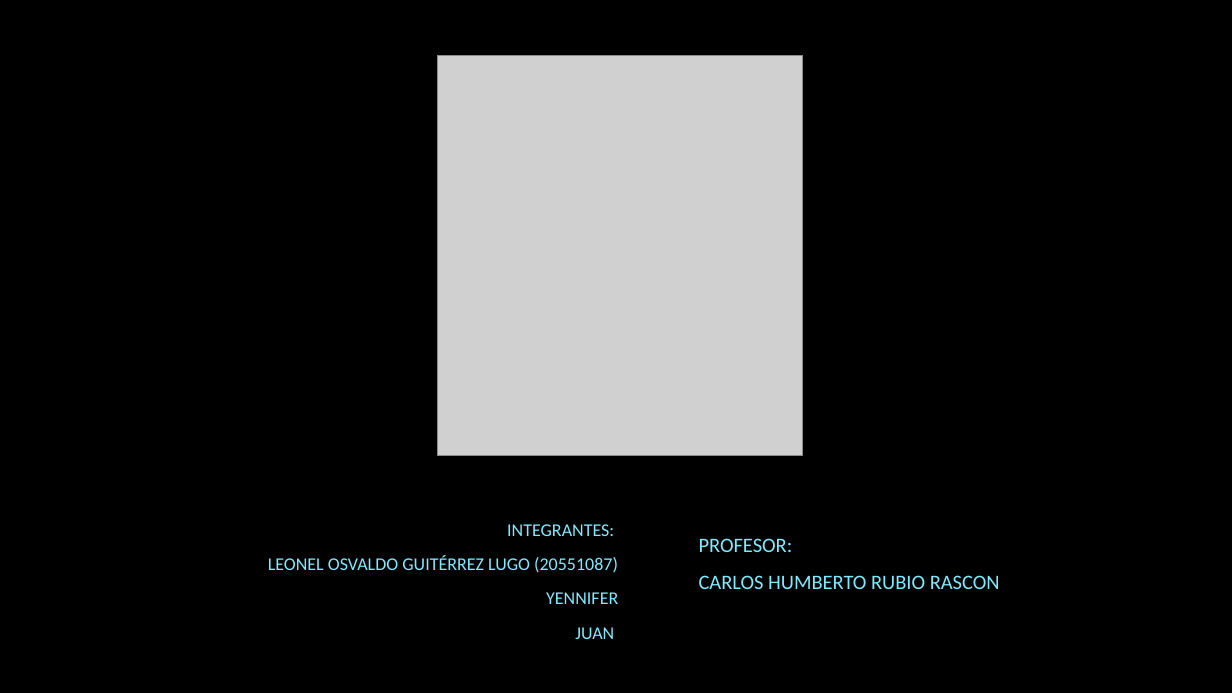
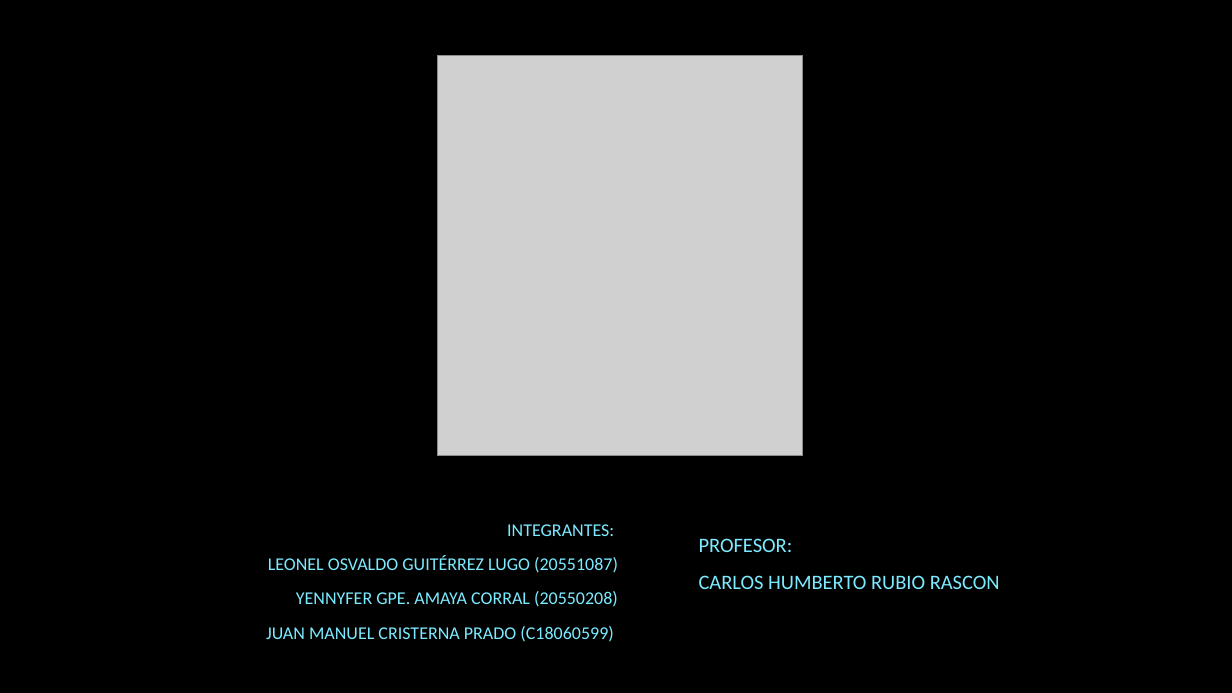
Before and after one commit to Leonelgtzl/Exposicion-FRONT-END, a slide deck: slide 1 of EXPO-FS1A-TEMA1-NF.pptx. Drawn at 1232x693 pixels with LibreOffice and Linux fonts; fonts in the diff are those of the drawing; grey boxes stand for pictures; background and template pictures are left out. Boxes give left, top, right and bottom in pixels: in the first picture for what was removed or moved away, otherwise in the second. Text is boxed around its words. In the diff, an @@ line names an element or a change of style, - is before the commit and + after.

```diff
--- a/EXPO-FS1A-TEMA1-NF.pptx
+++ b/EXPO-FS1A-TEMA1-NF.pptx
@@ subtitle at (266, 591, 618, 642): text changed @@
-YENNIFER
-JUAN
+YENNYFER GPE. AMAYA CORRAL (20550208)
+JUAN MANUEL CRISTERNA PRADO (C18060599)
```
